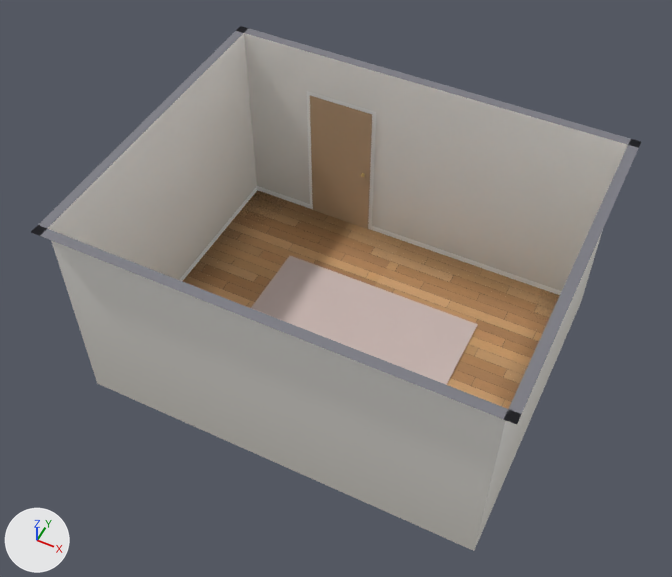
Renders of the glTF model frontend/assets/models/living_room.glb from each side of a commit.
Both versions are drawn from a camera (50 mm lens) standing at (5.73, -8.81, 9.45) and looking at (2.43, -2.22, 1.21). The axes (+X, +Y, +Z) are drawn at lower left. The lights are the same throughout. The older version comes first. Vertices at exactly the same position are counted once.

Names of what the first picture shows: 'Home'.
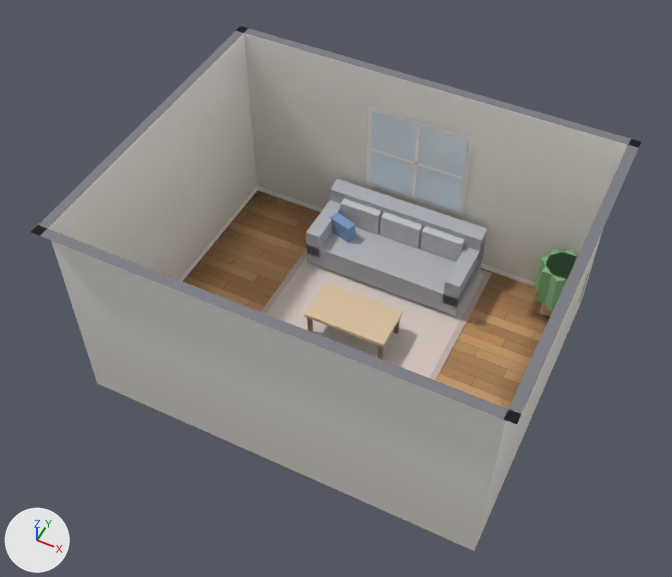
Patch to the scene script:
```diff
--- a/frontend/assets/models/living_room.glb.py
+++ b/frontend/assets/models/living_room.glb.py
@@ me_mesh_0 @@
-me_mesh_0.from_pydata(...)  # 104 vertices, 78 faces; spans x -0.12..5.12, y -4.12..0.12, z 0.0..2.7
+me_mesh_0.from_pydata(...)  # 352 vertices, 442 faces; spans x -0.12..5.12, y -4.12..0.12, z 0.0..2.7
+# me_mesh_0 part 1: a new loose piece, a box spanning x 1.975..2.025, y -2.125..-2.075, z 0.0..0.36, in mat_wooddark (brown #866950)
+# me_mesh_0 part 2: a new loose piece, a box spanning x 2.975..3.025, y -1.625..-1.575, z 0.0..0.36, in mat_wooddark (brown #866950)
+# me_mesh_0 part 3: a new loose piece, a box spanning x 2.975..3.025, y -2.125..-2.075, z 0.0..0.36, in mat_wooddark (brown #866950)
+# me_mesh_0 part 4: a new loose piece, a box spanning x 1.95..3.05, y -2.15..-1.55, z 0.36..0.41, in mat_woodlight (beige #dfc7a4)
+# me_mesh_0 part 5: a new loose piece, a box spanning x 1.4..3.6, y -1.05..-0.15, z 0.08..0.42, in mat_fabricgrey (grey #b5b6bd)
+# me_mesh_0 part 6: a new loose piece, a box spanning x 1.4..3.6, y -0.34..-0.1, z 0.25..0.85, in mat_fabricgrey (grey #b5b6bd)
+# me_mesh_0 part 7: a new loose piece, a box spanning x 1.4..1.6, y -1.05..-0.15, z 0.25..0.65, in mat_fabricgrey (grey #b5b6bd)
+# me_mesh_0 part 8: a new loose piece, a box spanning x 3.4..3.6, y -1.05..-0.15, z 0.25..0.65, in mat_fabricgrey (grey #b5b6bd)
+# me_mesh_0 part 9: a new loose piece, a box spanning x 1.62..2.18, y -0.45..-0.31, z 0.43..0.77, in mat_fabricgreylight (light grey #c8cace)
+# me_mesh_0 part 10: a new loose piece, a box spanning x 2.22..2.78, y -0.45..-0.31, z 0.43..0.77, in mat_fabricgreylight (light grey #c8cace)
+# me_mesh_0 part 11: a new loose piece, a box spanning x 2.82..3.38, y -0.45..-0.31, z 0.43..0.77, in mat_fabricgreylight (light grey #c8cace)
+# me_mesh_0 part 12: a new loose piece, a box spanning x 4.48..4.92, y -0.52..-0.08, z 0.3..0.86, in mat_leaf (green #81b581)
+# me_mesh_0 part 13: a new loose piece, a box spanning x 4.56..4.84, y -0.44..-0.16, z 0.0..0.3, in mat_pot (beige #dab395)
+# me_mesh_0 part 14: a new loose piece, a box spanning x 1.25..3.75, y -2.8..-0.05, z 0.001..0.017, in mat_rugdark (light grey #c8b6b1)
+# me_mesh_0 part 15: a new loose piece, a box spanning x 1.33..3.67, y -2.72..-0.13, z 0.009..0.021, in mat_ruglight (pale pink #dfd0c8)
+# me_mesh_0 part 16: 16 vertices removed from x 0.9..3.9, y -3.0..-0.01, z 0.0..2.1; 72 vertices added at x 1.24..5.01, y -4.04..0.01, z 0.0..2.16
+# other edits to the shape of me_mesh_0 do not show in these pictures
 me_mesh_0.materials.append(mat_floor)
@@ me_mesh_0 @@
 me_mesh_0.materials.append(mat_knob)
-me_mesh_0.materials.append(mat_rug)  # pale pink #cebcb6
+me_mesh_0.materials.append(mat_wooddark)  # brown #866950
+me_mesh_0.materials.append(mat_woodlight)  # beige #dfc7a4
+me_mesh_0.materials.append(mat_fabricblue)  # blue #7c9bc4
+me_mesh_0.materials.append(mat_fabricgrey)  # grey #b5b6bd
+me_mesh_0.materials.append(mat_fabricgreylight)  # light grey #c8cace
+me_mesh_0.materials.append(mat_black)  # dark grey #45454b
+me_mesh_0.materials.append(mat_leaf)  # green #81b581
+me_mesh_0.materials.append(mat_pot)  # beige #dab395
+me_mesh_0.materials.append(mat_rugdark)  # light grey #c8b6b1
+me_mesh_0.materials.append(mat_ruglight)  # pale pink #dfd0c8
```

What differs and where, as boxes (x1, y1, x2, y2) in the pictures (672 x 577 px):
part 1 of me_mesh_0, added
    after: (307, 318, 313, 332)
part 2 of me_mesh_0, added
    after: (394, 319, 400, 334)
part 3 of me_mesh_0, added
    after: (378, 345, 383, 359)
part 4 of me_mesh_0, added (beige)
    after: (304, 283, 403, 347)
part 5 of me_mesh_0, added
    after: (306, 227, 483, 316)
part 6 of me_mesh_0, added
    after: (330, 179, 488, 271)
part 7 of me_mesh_0, added
    after: (306, 200, 341, 257)
part 8 of me_mesh_0, added
    after: (442, 246, 483, 307)
part 9 of me_mesh_0, added
    after: (341, 198, 382, 234)
part 10 of me_mesh_0, added
    after: (380, 212, 423, 248)
part 11 of me_mesh_0, added
    after: (420, 226, 465, 262)
part 12 of me_mesh_0, added (green)
    after: (535, 249, 576, 304)
part 13 of me_mesh_0, added (mostly hidden)
    after: (540, 303, 553, 317)
part 14 of me_mesh_0, added (mostly hidden)
    after: (261, 249, 492, 381)
part 15 of me_mesh_0, added (pale pink)
    after: (266, 258, 484, 378)
part 16 of me_mesh_0, built on
    before: (251, 91, 478, 385)
    after: (330, 106, 589, 311)
